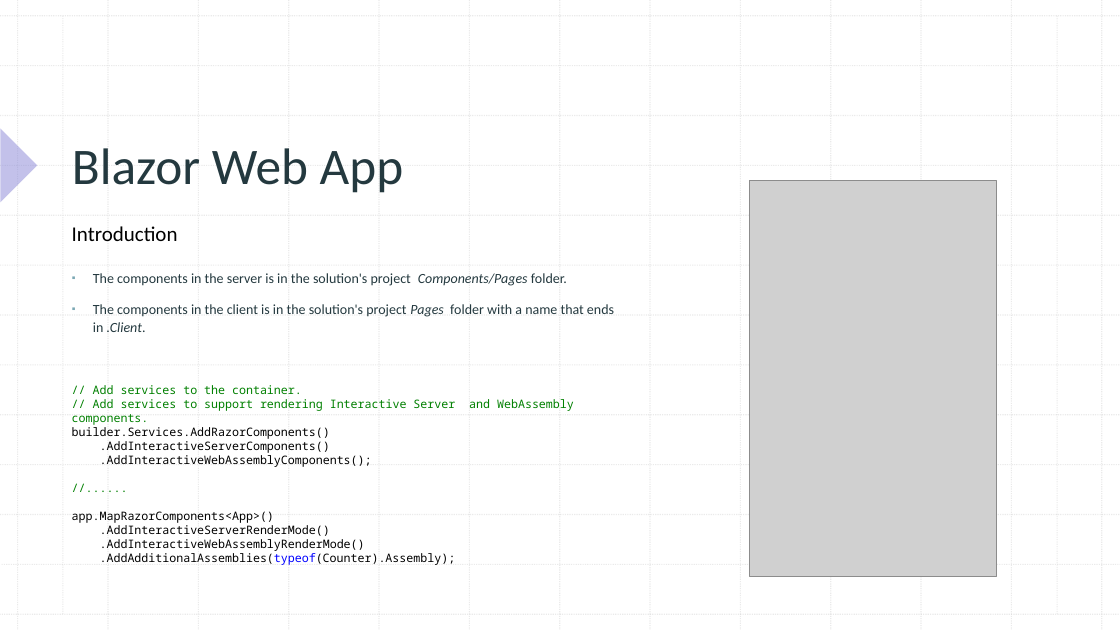
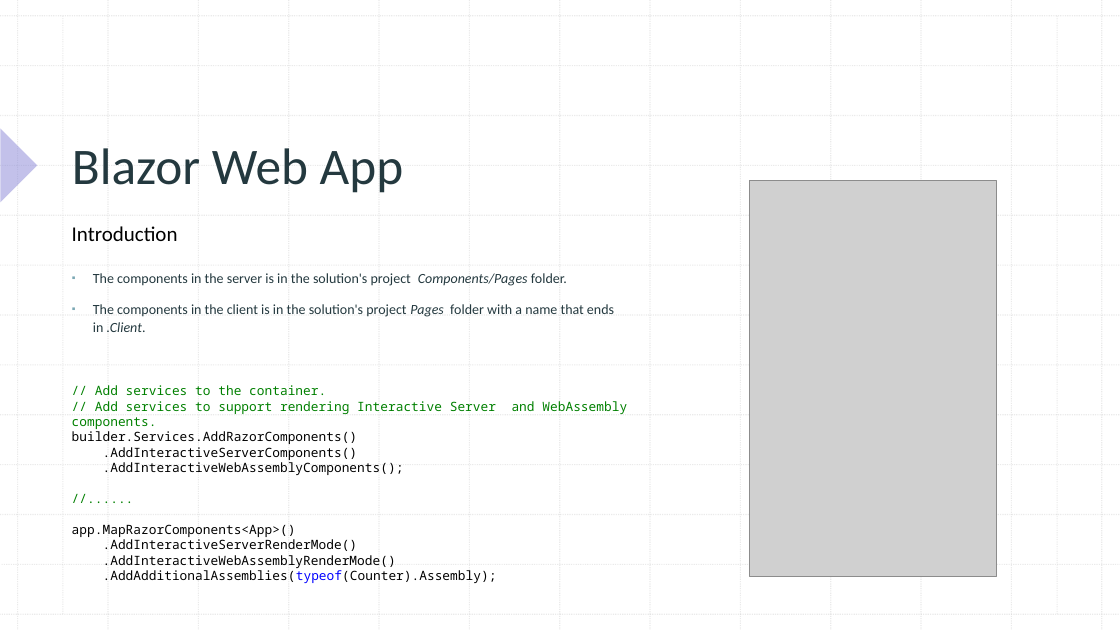
Before and after one commit to xccu/NetCore-Demo, a slide deck: slide 4 of Blazor in .net 8.pptx. Drawn at 1120x630 pixels with LibreOffice and Linux fonts; fonts in the diff are those of the drawing; grey boxes stand for pictures. Boxes give left, top, right and bottom in pixels: in the first picture for what was removed or moved away, otherwise in the second. Text is boxed around its words. In the diff, an @@ line names an element or a change of style, - is before the commit and + after.

```diff
--- a/Blazor in .net 8.pptx
+++ b/Blazor in .net 8.pptx
@@ text "// Add services to the ..." at (x1=72, y1=385, x2=497, y2=583): size 10 to 11 pt @@
```
Also in this commit, not shown: 6 other slides changed, 5 slides added, 7 slides removed, 39 other files.
